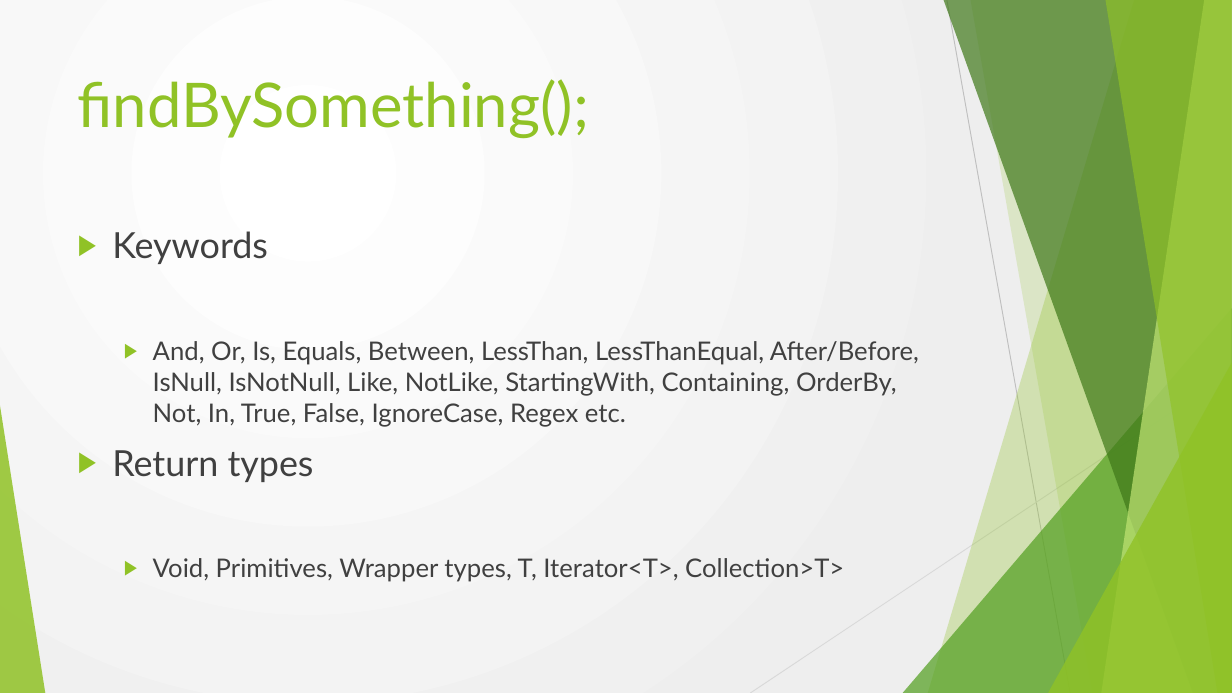
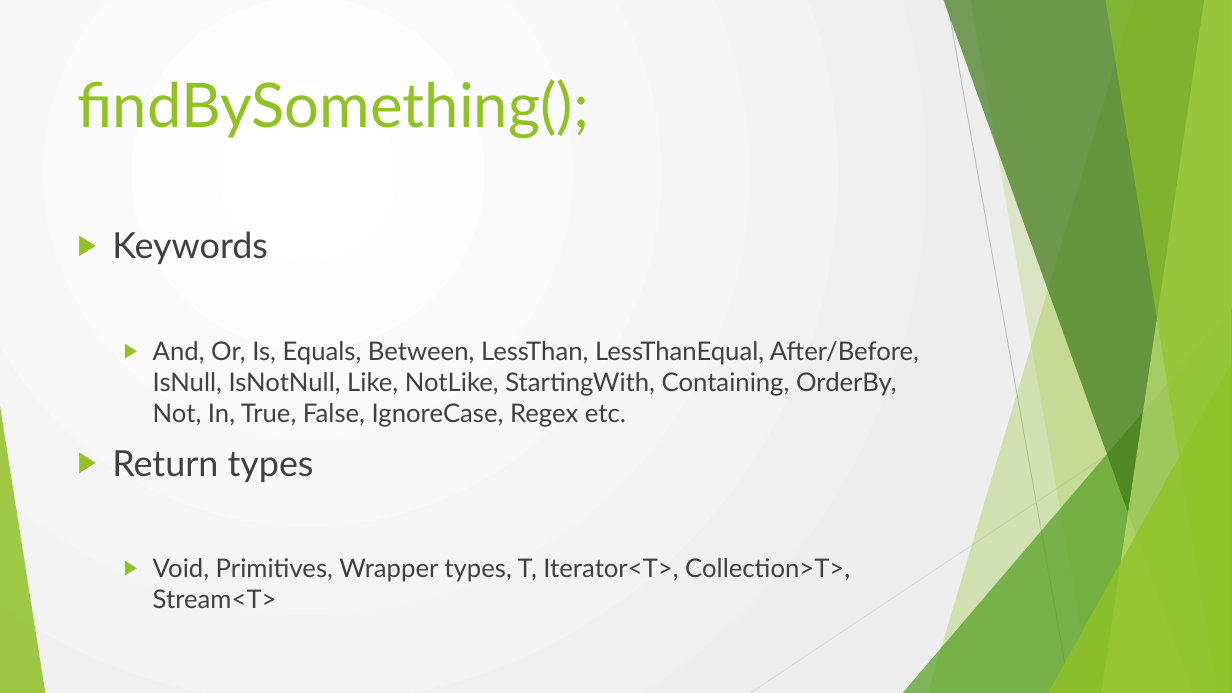
Before and after one commit to cosminspn/cc-apr-2016, a slide deck: slide 14 of documents/Prezentare/cc-2016-spring-data.pptx. Drawn at 1232x693 pixels with LibreOffice and Linux fonts; fonts in the diff are those of the drawing. Boxes give left, top, right and bottom in pixels: in the first picture for what was removed or moved away, otherwise in the second. Text is boxed around its words. In the diff, an @@ line names an element or a change of style, - is before the commit and + after.

```diff
--- a/documents/Prezentare/cc-2016-spring-data.pptx
+++ b/documents/Prezentare/cc-2016-spring-data.pptx
@@ text at (153,558,850,608): text changed @@
-  ▶ Void, Primitives, Wrapper types, T, Iterator<T>, Collection>T>
+  ▶ Void, Primitives, Wrapper types, T, Iterator<T>, Collection>T>, Stream<T>
```
Also in this commit, not shown: 2 slides added.
